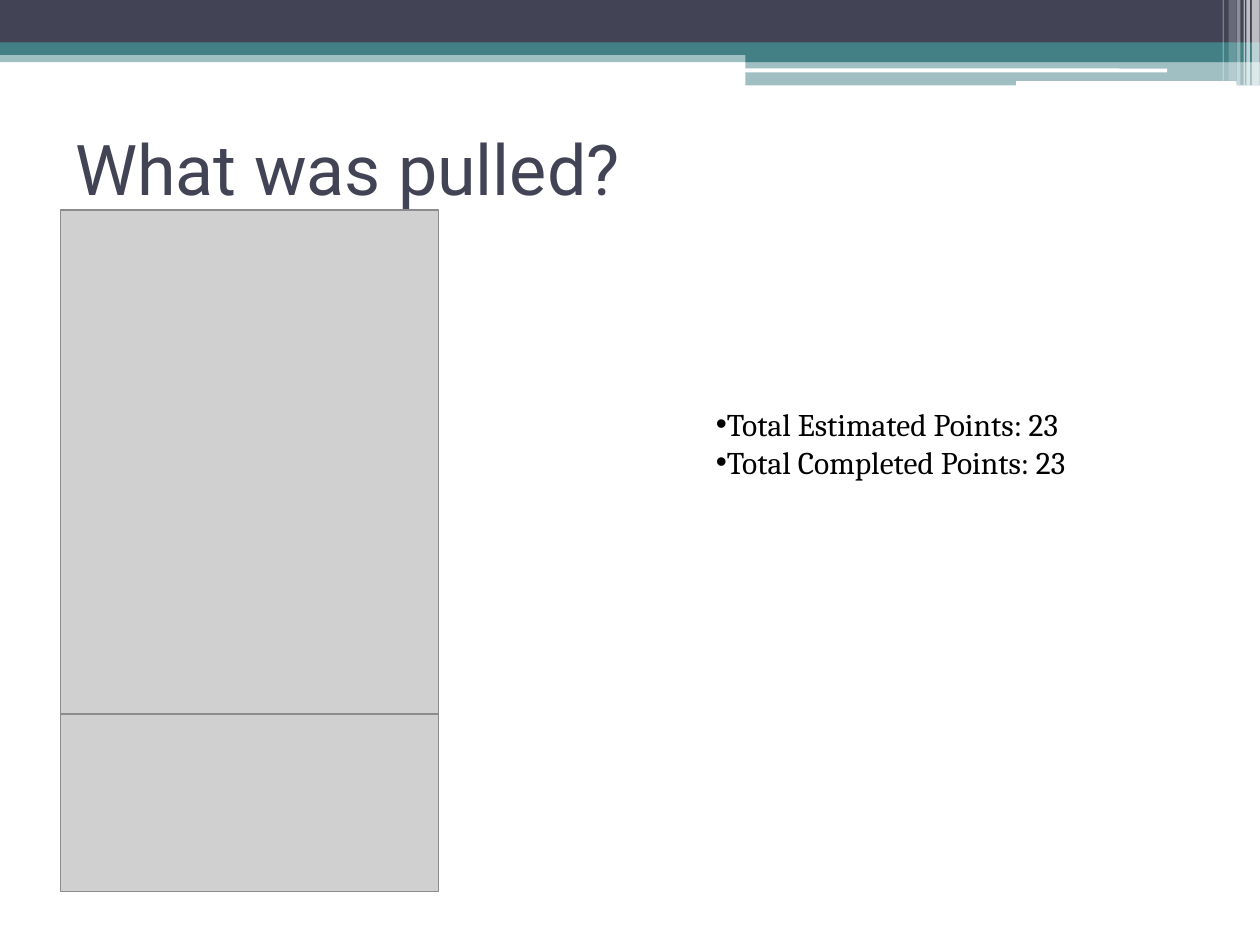
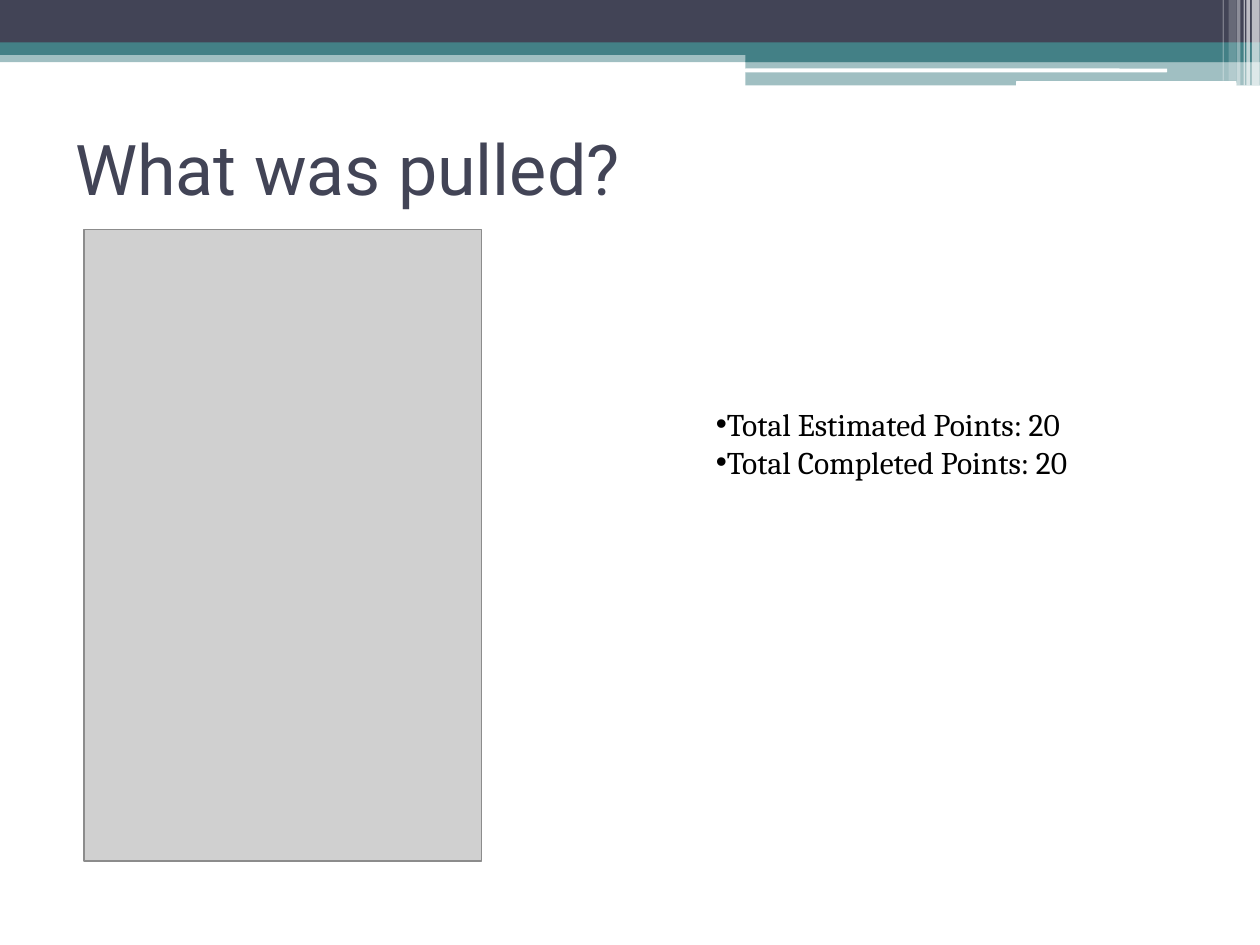
Before and after one commit to SpacemanRiff/spring-semester-project, a slide deck: slide 2 of powerpoints/Sprint 3.pptx. Drawn at 1260x945 pixels with LibreOffice and Linux fonts; fonts in the diff are those of the drawing; grey boxes stand for pictures. Boxes give left, top, right and bottom in pixels: in the first picture for what was removed or moved away, otherwise in the second. Text is boxed around its words. In the diff, an @@ line names an element or a change of style, - is before the commit and + after.

Commit message:
updated pp

```diff
--- a/powerpoints/Sprint 3.pptx
+++ b/powerpoints/Sprint 3.pptx
@@ picture: place and size @@
-picture at (60,210,438,724)
+picture at (84,229,481,861)
@@ text at (727,414,1067,481): text changed @@
-• Total Estimated Points: 23
-• Total Completed Points: 23
+• Total Estimated Points: 20
+• Total Completed Points: 20
@@ picture removed at (60,714,438,892) @@
```
